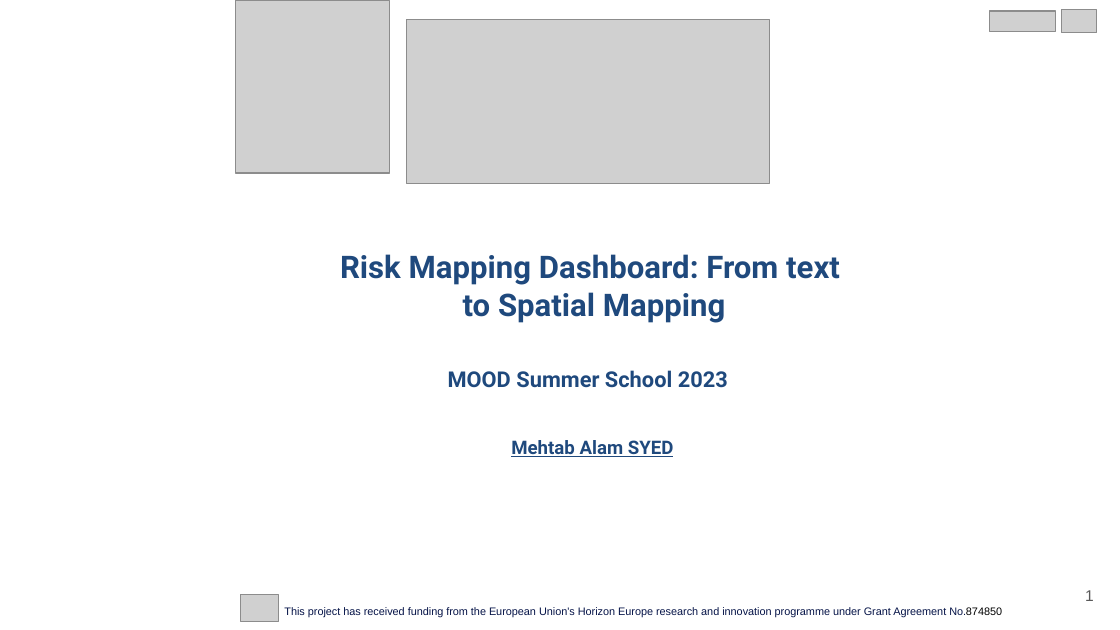
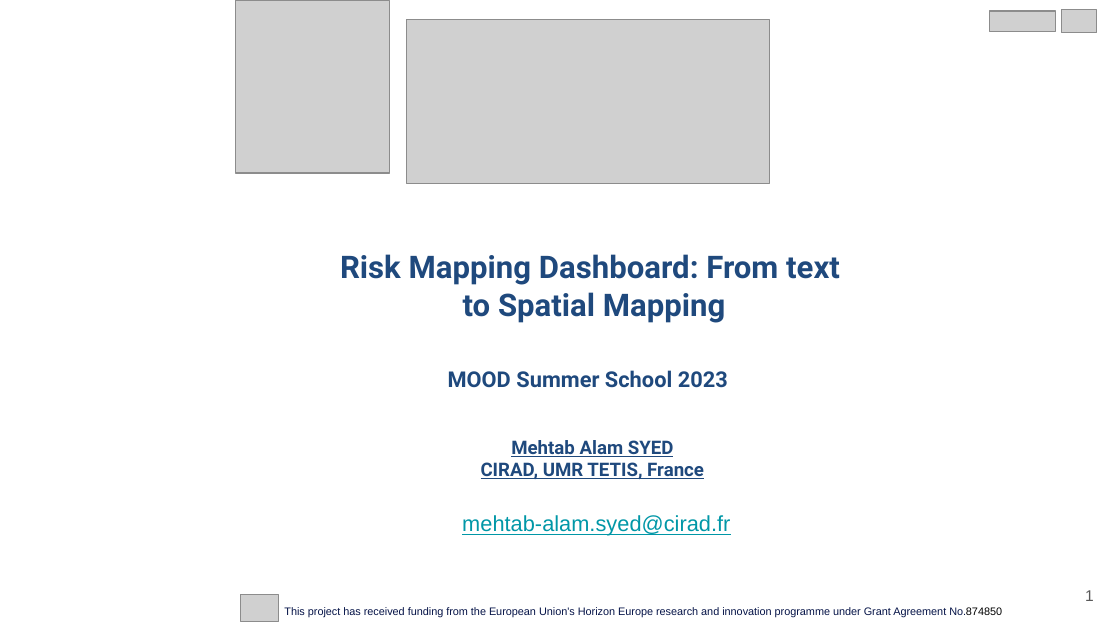
Before and after one commit to mehtab-alam/text-to-spatialmapping, a slide deck: slide 1 of MOOD_Summer_School_Risk_Mapping_Dashboard.pptx. Drawn at 1120x630 pixels with LibreOffice and Linux fonts; fonts in the diff are those of the drawing; grey boxes stand for pictures; background and template pictures are left out. Boxes give left, top, right and bottom in pixels: in the first picture for what was removed or moved away, otherwise in the second. Text is boxed around its words. In the diff, an @@ line names an element or a change of style, - is before the commit and + after.

```diff
--- a/MOOD_Summer_School_Risk_Mapping_Dashboard.pptx
+++ b/MOOD_Summer_School_Risk_Mapping_Dashboard.pptx
@@ text at (481,462,704,479): paragraph added @@
+  CIRAD, UMR TETIS, France
@@ text added at (462,515,730,536), 14 pt, text #0097A7, underline @@
+mehtab-alam.syed@cirad.fr
```
Also in this commit, not shown: 1 other slide changed, 1 slide added.
